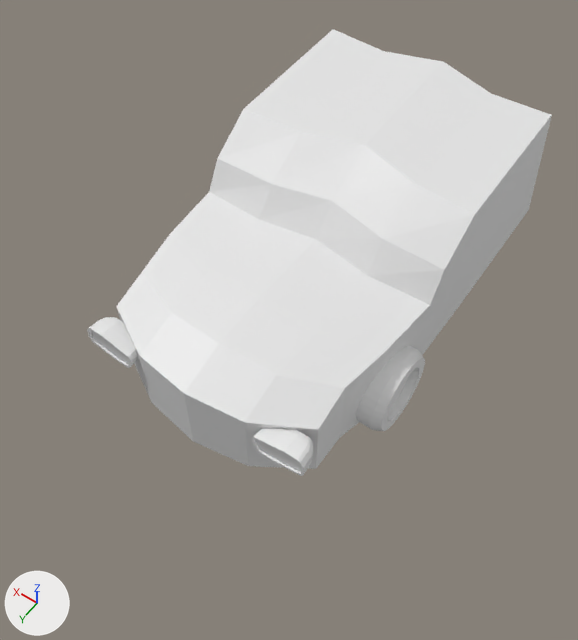
One commit to the Blender file src/minigames/ladronesDeDiamantes/car.blend: the scene before it, then after it.
Both versions are drawn from a 50 mm lens placed at (-23.6, 21.0, 49.7), pointed at (-2.2, -8.9, 2.7). Lighting does not change. The marker at lower left points along +X, +Y and +Z.

The first picture shows 'CAR', 'LIGHT', 'LIGHT.001', 'wheels'.
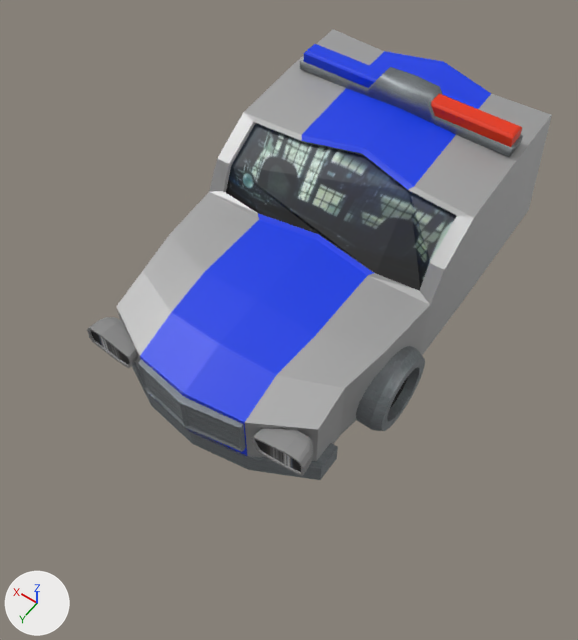
Where the change shows, as pixel boxes [x1, y1, x2, y2] in the pictures (578 x 640 px; the box of a moved part takes in the faces that stretch with it):
'CAR', recoloured, reshaped
    before: [117, 29, 552, 469]
    after: [117, 29, 552, 461]
'lightsbase', added
    after: [300, 58, 523, 157]
'wheels', recoloured
    both: [356, 346, 425, 431]
'bumper', added
    after: [138, 359, 246, 452]
'lower bumper', added
    after: [132, 362, 338, 480]
'lightRED', added
    after: [431, 94, 522, 147]
'lightBLUE', added (blue)
    after: [304, 44, 384, 88]
part 1 of me_cube, built on
    both: [209, 29, 552, 339]
part 2 of me_cube, moved or reshaped
    before: [117, 308, 384, 469]
    after: [117, 308, 384, 461]
part 3 of me_cube, recoloured (white to grey)
    both: [117, 192, 445, 430]
part 4 of me_cube, recoloured (white to blue)
    both: [140, 220, 368, 422]
part 5 of me_cube_002, recoloured (white to grey)
    both: [87, 317, 138, 368]
part 6 of me_cube_002, recoloured
    both: [91, 330, 129, 365]
part 7 of me_cube_003, recoloured (white to grey)
    both: [252, 428, 313, 476]
part 8 of me_cube_003, recoloured
    both: [255, 439, 301, 472]
part 9 of me_cylinder, recoloured
    both: [356, 346, 425, 431]
part 10 of me_cylinder, recoloured
    both: [390, 376, 409, 408]

The change, as a diff of the scene's bpy script:
```diff
--- a/src/minigames/ladronesDeDiamantes/car.blend.py
+++ b/src/minigames/ladronesDeDiamantes/car.blend.py
@@ mat_material @@
 mat_material = principled_material('Material')
-mat_material.base_color = (0.8, 0.8, 0.8)  # white #e7e7e7
+mat_material.base_color = (0.0375, 0.0375, 0.0375)  # black #363636
+mat_material.specular_ior_level = 0.0
@@ mat_metal @@
+mat_metal = bpy.data.materials.new('METAL')
+# uses the picture img_metalsurface_jpg
@@ mat_light @@
+mat_light = principled_material('light')
+mat_light.base_color = (0.251, 0.251, 0.251)  # grey #898989
@@ mat_lightfront @@
+mat_lightfront = bpy.data.materials.new('lightfront')
+# uses the picture img_policelight_png
@@ mat_material_002 @@
+mat_material_002 = bpy.data.materials.new('Material.002')
+# uses the picture img_policefront_png
@@ mat_car @@
+mat_car = principled_material('car')
+mat_car.base_color = (0.455, 0.455, 0.455)  # grey #b4b4b4
+mat_car.metallic = 0.573
@@ me_cube @@
 # used by ob_car; location = (0.0, -8.49, 1.92); scale = (10.1, 9.21, 2.3)
-me_cube.from_pydata(...)  # 110 vertices, 108 faces; spans x -1.07..0.94, y -2.8..1.07, z -1.74..4.03
+me_cube.from_pydata(...)  # 141 vertices, 135 faces; spans x -1.07..0.94, y -2.8..1.07, z -1.61..4.03
+# me_cube part 1: 4 vertices moved from x -0.58..0.39, y -1.29..-0.83, z 2.83..3.87 to x -0.58..0.4, y -1.95..-0.65, z 1.9..3.95; 4 vertices removed from x -1.07..0.93, y -1.15..-0.74, z 2.69..3.66; 35 vertices added at x -1.07..0.93, y -2.1..-0.59, z -1.48..3.74
+# me_cube part 2: 15 vertices moved from x -0.99..0.85, y 0.18..1.07, z -1.74..-1.47 to x -0.99..0.85, y 0.18..1.07, z -1.61..-1.28
+# me_cube part 3: 72 faces spanning x -1.07..0.94, y -2.8..1.07, z -1.61..4.03 switch from mat_material (white #e7e7e7) to mat_car (grey #b4b4b4)
+# me_cube part 4: 18 faces spanning x -0.58..0.4, y -2.61..1.07, z -1.61..4.03 switch from mat_material (white #e7e7e7) to mat_blue (blue #003ae7)
+me_cube.materials.append(mat_material_002)
@@ me_cube_002 @@
 me_cube_002.from_pydata(...)  # 96 vertices, 82 faces; spans x -2.15..2.02, y -1.01..1.0, z -1.07..1.27
+# me_cube_002 part 5: 81 of the faces centred in x -2.06..1.98, y -1.0..1.0, z -1.04..1.24 switch from no material to mat_light (grey #898989)
+# me_cube_002 part 6: the 1 face centred in x 0.21, y 0.85, z 0.08 switches from no material to mat_lightfront
+me_cube_002.materials.append(mat_lightfront)
@@ me_cube_003 @@
 me_cube_003.from_pydata(...)  # 96 vertices, 82 faces; spans x -2.15..2.02, y -1.01..1.0, z -1.07..1.27
 # used by ob_light_001; location = (-8.39, 0.0, 3.03); scale = (-1.0, 1.0, 1.0)
+# me_cube_003 part 7: 81 of the faces centred in x -2.06..1.98, y -1.0..1.0, z -1.04..1.24 switch from no material to mat_light (grey #898989)
+# me_cube_003 part 8: the 1 face centred in x 0.21, y 0.85, z 0.08 switches from no material to mat_lightfront
+me_cube_003.materials.append(mat_lightfront)
@@ me_cylinder @@
 # used by ob_wheels; location = (-0.83, -9.8, 0.0); rotation_euler = (1.571, 0.0, 1.571), in degrees (90, 0, 90)
-me_cylinder.from_pydata(...)  # 259 vertices, 228 faces; spans x -3.4..22.1, y -3.4..3.4, z -11.1..10.4
+me_cylinder.from_pydata(...)  # 212 vertices, 179 faces; spans x -3.4..22.1, y -3.4..3.4, z -11.1..5.8
+# me_cylinder part 9: 144 faces spanning x -3.4..3.9, y -3.4..3.4, z -11.1..-7.7 switch from no material to mat_metal
+# me_cylinder part 10: 1 face spanning x -2.3..2.3, y -2.3..2.3, z -10.3 switches from no material to mat_material (black #363636)
+me_cylinder.materials.append(mat_material)  # black #363636
@@ ob_wheels @@
 ob_wheels.rotation_euler = (1.571, 0.0, 1.571)  # degrees (90, 0, 90)
+_m = ob_wheels.modifiers.new('Mirror', 'MIRROR')
+_m.use_axis = (False, False, True)
@@ ob_lightblue @@
+ob_lightblue = bpy.data.objects.new('lightBLUE', me_cube_008)  # 16 vertices, 14 faces; spans x -3.69..3.5, y -0.6..1.0, z -1.0..0.37; in mat_blue (blue #003ae7)
+ob_lightblue.location = (4.62, -26.29, 11.91)
+ob_lightblue.rotation_euler = (0.0, 0.0, 3.147)  # degrees (0, 0, 180)
@@ ob_lightred @@
+ob_lightred = bpy.data.objects.new('lightRED', me_cube_007)  # 16 vertices, 14 faces; spans x -3.69..3.5, y -0.6..1.0, z -1.0..0.37; in mat_red (orange #e73100)
+ob_lightred.location = (-6.34, -26.73, 11.91)
@@ ob_lightsbase @@
+ob_lightsbase = bpy.data.objects.new('lightsbase', me_cube_006)  # 16 vertices, 13 faces; spans x -1.0..0.0, y -1.0..1.0, z -0.81..1.26; modifiers MIRROR
+ob_lightsbase.location = (-0.82, -26.49, 11.47)
+ob_lightsbase.scale = (9.38, 1.0, 1.0)
@@ ob_lower_bumper @@
+ob_lower_bumper = bpy.data.objects.new('lower bumper', me_cube_004)  # 20 vertices, 18 faces; spans x -1.0..1.0, y -4.11..1.0, z -0.71..1.0
+ob_lower_bumper.location = (-1.03, 0.56, -1.33)
+ob_lower_bumper.scale = (9.23, 1.0, 1.0)
@@ ob_bumper @@
+ob_bumper = bpy.data.objects.new('bumper', me_cube_001)  # 590 vertices, 528 faces; spans x -1.0..1.0, y -1.8..1.0, z -1.0..1.0
+ob_bumper.location = (-0.94, 0.91, 2.34)
+ob_bumper.scale = (4.49, 1.0, 1.6)
```
